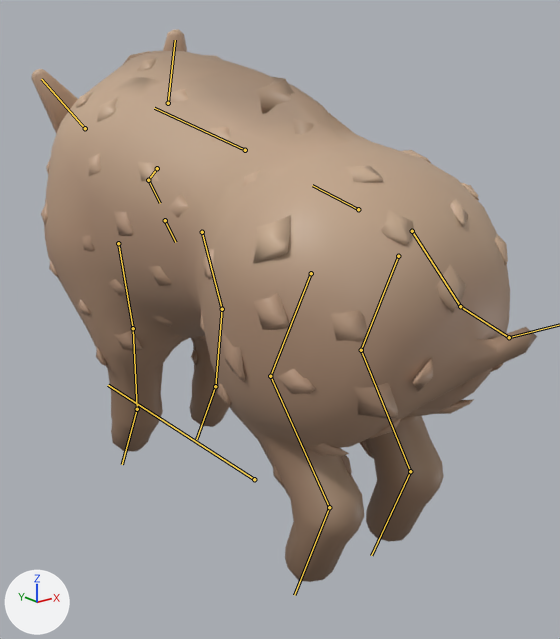
Renders of the glTF model game/art/models/battle/wild_boar.glb from each side of a commit.
Camera for both pictures: a 50 mm lens placed at (-0.97, -1.307, 0.902), pointed at (0.118, 0.053, 0.358). Every picture has the same lights, and +X, +Y and +Z are marked at lower left. The picture after the commit comes second. Both versions are drawn at frame 11 of the action 'fidget'; the numbers are the values there. The bones that bend it are drawn over the model as lines.

Objects in the first picture: 'wild_boar_movie'.
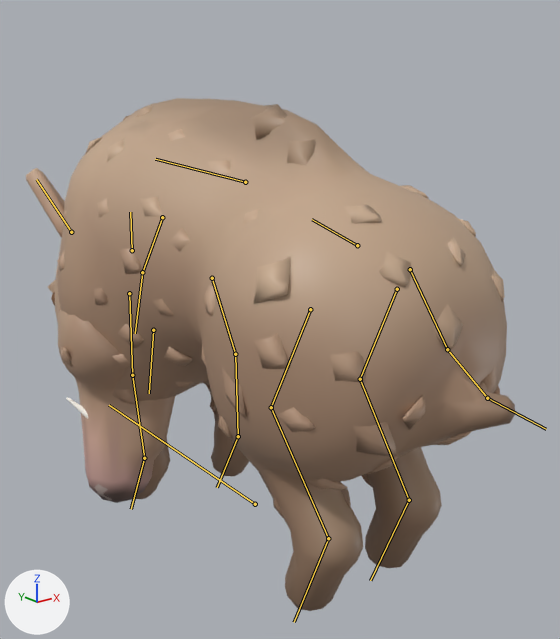
Changed parts and their boxes [x1, y1, x2, y2] in the pictures (560 x 639 px):
'wild_boar_movie', posed (7% shorter)
    before: [31, 29, 537, 582]
    after: [26, 98, 516, 611]
bone 'root', root to tip
    before: (254, 479) to (108, 385)
    after: (255, 504) to (109, 405)
bone 'chest', root to tip
    before: (245, 150) to (154, 108)
    after: (245, 182) to (155, 159)
bone 'neck', root to tip
    before: (157, 168) to (148, 180)
    after: (162, 217) to (142, 272)
bone 'head', root to tip
    before: (148, 180) to (160, 203)
    after: (142, 272) to (135, 333)
bone 'ear.L', root to tip
    before: (85, 128) to (41, 79)
    after: (71, 232) to (36, 179)
bone 'ear.R', root to tip
    before: (168, 103) to (175, 40)
    after: (132, 250) to (130, 212)
bone 'fl_upper.L', root to tip
    before: (118, 243) to (133, 328)
    after: (129, 293) to (132, 375)
bone 'fl_lower.L', root to tip
    before: (133, 328) to (137, 409)
    after: (132, 375) to (144, 458)
bone 'fl_foot.L', root to tip
    before: (137, 409) to (122, 464)
    after: (144, 458) to (131, 509)
bone 'fl_upper.R', root to tip
    before: (202, 232) to (222, 309)
    after: (212, 278) to (235, 354)
bone 'fl_lower.R', root to tip
    before: (222, 309) to (215, 386)
    after: (235, 354) to (238, 436)
bone 'fl_foot.R', root to tip
    before: (215, 386) to (196, 439)
    after: (238, 436) to (217, 487)
bone 'tail1', root to tip
    before: (412, 231) to (460, 306)
    after: (410, 269) to (447, 349)
bone 'tail2', root to tip
    before: (460, 306) to (509, 337)
    after: (447, 349) to (487, 398)

Diff of the bpy script that builds the scene:
```diff
--- a/game/art/models/battle/wild_boar.glb.py
+++ b/game/art/models/battle/wild_boar.glb.py
@@ bone_root @@
 bone_root = bpy.data.objects['wild_boar_rig'].pose.bones['root']
-bone_root.location = (0.0, 0.0, 0.0)
+bone_root.location = (0.0, 0.0, -0.065)
@@ bone_chest @@
 bone_chest = bpy.data.objects['wild_boar_rig'].pose.bones['chest']  # child of 'hips'
-bone_chest.rotation_quaternion = (1.0, 0.0, 0.0, 0.0)  # degrees (0, 0, 0)
+bone_chest.rotation_quaternion = (0.997, -0.075, 0.0, 0.0)  # degrees (-9, 0, 0)
@@ bone_neck @@
 bone_neck = bpy.data.objects['wild_boar_rig'].pose.bones['neck']  # child of 'chest'
-bone_neck.rotation_quaternion = (0.982, 0.071, -0.013, -0.173)  # degrees (8, 0, -20)
+bone_neck.rotation_quaternion = (0.937, -0.305, -0.052, 0.16)  # degrees (-36, 0, 19)
@@ bone_head @@
 bone_head = bpy.data.objects['wild_boar_rig'].pose.bones['head']  # child of 'neck'
-bone_head.rotation_quaternion = (0.991, -0.041, 0.005, -0.13)  # degrees (-5, 0, -15)
+bone_head.rotation_quaternion = (0.988, -0.124, -0.012, 0.096)  # degrees (-14, 0, 11)
@@ bone_ear_l @@
 bone_ear_l = bpy.data.objects['wild_boar_rig'].pose.bones['ear.L']  # child of 'head'
-bone_ear_l.rotation_quaternion = (0.994, -0.109, 0.0, 0.0)  # degrees (-12, 0, 0)
+bone_ear_l.rotation_quaternion = (0.999, 0.0, 0.0, 0.051)  # degrees (0, 0, 6)
@@ bone_ear_r @@
 bone_ear_r = bpy.data.objects['wild_boar_rig'].pose.bones['ear.R']  # child of 'head'
-bone_ear_r.rotation_quaternion = (0.993, -0.109, 0.004, -0.04)  # degrees (-12, 0, -5)
+bone_ear_r.rotation_quaternion = (1.0, 0.0, 0.0, 0.0)  # degrees (0, 0, 0)
@@ bone_fl_upper_l @@
 bone_fl_upper_l = bpy.data.objects['wild_boar_rig'].pose.bones['fl_upper.L']  # child of 'chest'
-bone_fl_upper_l.rotation_quaternion = (1.0, 0.0, 0.0, 0.0)  # degrees (0, 0, 0)
+bone_fl_upper_l.rotation_quaternion = (0.976, 0.22, 0.0, 0.0)  # degrees (25, 0, 0)
@@ bone_fl_lower_l @@
 bone_fl_lower_l = bpy.data.objects['wild_boar_rig'].pose.bones['fl_lower.L']  # child of 'fl_upper.L'
-bone_fl_lower_l.rotation_quaternion = (1.0, 0.0, 0.0, 0.0)  # degrees (0, 0, 0)
+bone_fl_lower_l.rotation_quaternion = (0.97, -0.244, 0.0, 0.0)  # degrees (-28, 0, 0)
@@ bone_fl_foot_l @@
 bone_fl_foot_l = bpy.data.objects['wild_boar_rig'].pose.bones['fl_foot.L']  # child of 'fl_lower.L'
-bone_fl_foot_l.rotation_quaternion = (1.0, 0.0, 0.0, 0.0)  # degrees (0, 0, 0)
+bone_fl_foot_l.rotation_quaternion = (0.995, 0.1, 0.0, 0.0)  # degrees (11, 0, 0)
@@ bone_fl_upper_r @@
 bone_fl_upper_r = bpy.data.objects['wild_boar_rig'].pose.bones['fl_upper.R']  # child of 'chest'
-bone_fl_upper_r.rotation_quaternion = (1.0, 0.0, 0.0, 0.0)  # degrees (0, 0, 0)
+bone_fl_upper_r.rotation_quaternion = (1.0, 0.028, 0.0, 0.0)  # degrees (3, 0, 0)
@@ bone_fl_lower_r @@
 bone_fl_lower_r = bpy.data.objects['wild_boar_rig'].pose.bones['fl_lower.R']  # child of 'fl_upper.R'
-bone_fl_lower_r.rotation_quaternion = (1.0, 0.0, 0.0, 0.0)  # degrees (0, 0, 0)
+bone_fl_lower_r.rotation_quaternion = (0.999, -0.053, 0.0, 0.0)  # degrees (-6, 0, 0)
@@ bone_fl_foot_r @@
 bone_fl_foot_r = bpy.data.objects['wild_boar_rig'].pose.bones['fl_foot.R']  # child of 'fl_lower.R'
-bone_fl_foot_r.rotation_quaternion = (1.0, 0.0, 0.0, 0.0)  # degrees (0, 0, 0)
+bone_fl_foot_r.rotation_quaternion = (0.995, 0.1, 0.0, 0.0)  # degrees (11, 0, 0)
@@ bone_tail1 @@
 bone_tail1 = bpy.data.objects['wild_boar_rig'].pose.bones['tail1']  # child of 'hips'
-bone_tail1.rotation_quaternion = (0.984, -0.123, 0.016, -0.127)  # degrees (-14, 0, -15)
+bone_tail1.rotation_quaternion = (0.989, -0.149, 0.0, 0.0)  # degrees (-17, 0, 0)
@@ bone_tail2 @@
 bone_tail2 = bpy.data.objects['wild_boar_rig'].pose.bones['tail2']  # child of 'tail1'
-bone_tail2.rotation_quaternion = (0.961, -0.12, 0.031, -0.247)  # degrees (-14, 0, -29)
+bone_tail2.rotation_quaternion = (0.981, -0.148, 0.019, -0.124)  # degrees (-17, 0, -14)
@@ bone_tail3 @@
 bone_tail3 = bpy.data.objects['wild_boar_rig'].pose.bones['tail3']  # child of 'tail2'
-bone_tail3.rotation_quaternion = (0.927, -0.115, 0.044, -0.355)  # degrees (-14, 0, -42)
+bone_tail3.rotation_quaternion = (0.98, -0.148, 0.02, -0.134)  # degrees (-17, 0, -16)
```
